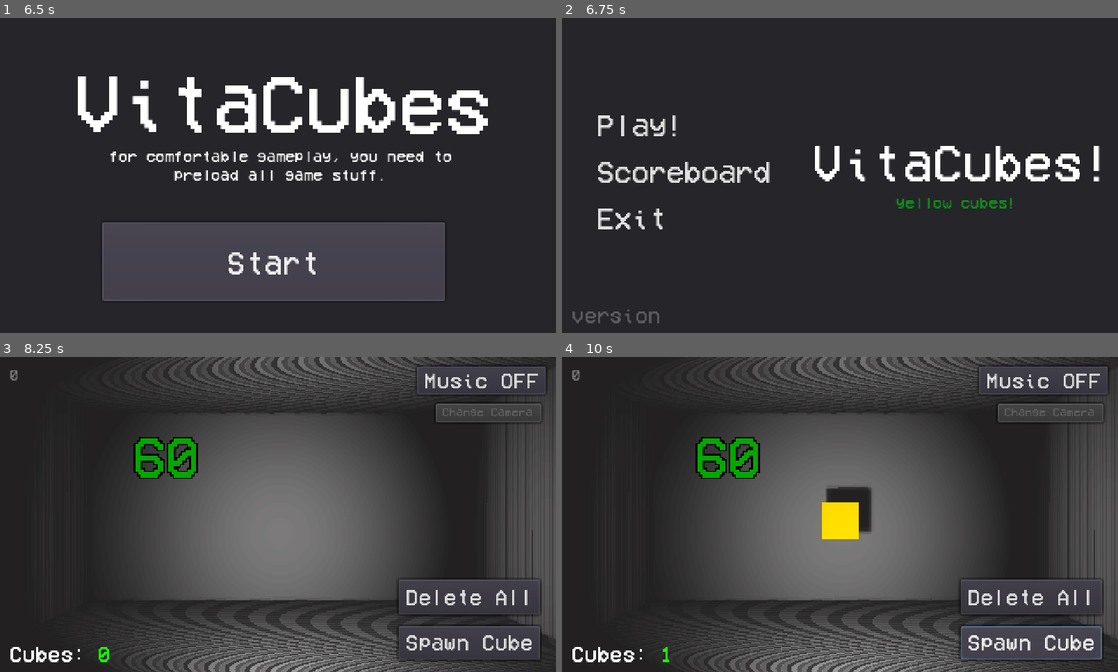
Above: before the commit, frames 1-4 (two rows, left to right).
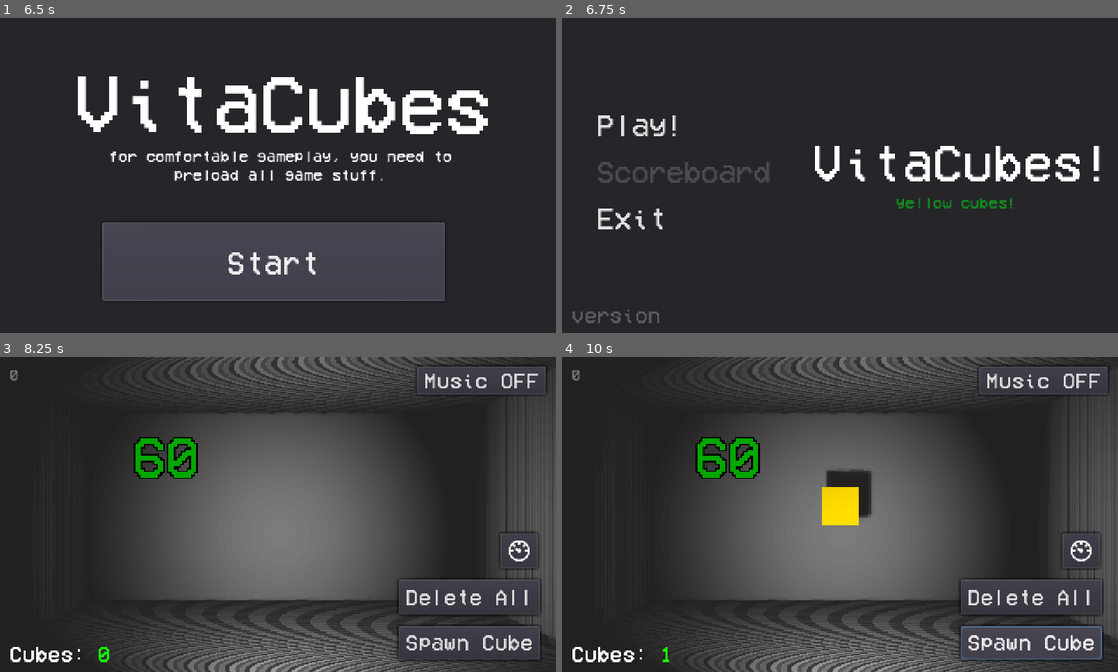
Above: after the commit, the same moments.

Repository: yaragirodev/vitaCubes
Game: Godot game, scene res://scenes/preLoadMenu.tscn
Two runs of this game, one before a commit and one after it. Both use one fixed random seed, a clock stepped at 60 frames per second and the inputs below.
Inputs (mouse positions are in pixels of both pictures, inside the frame that each line leads up to):
- Up to frame 1 (6.5 s): click (517, 210) at 0.52 s; click "Spawn Cube" at 1.25 s; click "Spawn Cube" at 2 s; click (517, 210) at 2.77 s; click "Spawn Cube" at 3.5 s; click (517, 210) at 4.27 s; click "Music OFF" at 5 s; click "Load Assets" at 5.75 s
- Up to frame 2 (6.75 s): click "Start" at 6.5 s
- Up to frame 3 (8.25 s): click (517, 549) at 7.27 s; click "Play!" at 8 s
- Up to frame 4 (10 s): click (1079, 549) at 8.77 s; click "Spawn Cube" at 9.5 s

Frame 1 is identical in both runs. In frame 2, 0.9% of the frame differs, in the area x 6-38%, y 45-53%; in frame 3, 1.0%; in frame 4, 2.2%, in the area x 46-98%, y 14-68%.

Commit message:
add slowmo

Diff:
--- a/global/globalData.gd
+++ b/global/globalData.gd
@@ -6,5 +6,6 @@
 var isInOtherCamera = false
 var current_ver = 1.2
 var fps = 0
+var isSlowMoEnabled = false
 
 var splashes = ['now on vita!', 'OpenGL ES 2.0 sucks.', 'yellow cubes!', 'wow.. vita is 15 years old..']
--- a/gui/gui.gd
+++ b/gui/gui.gd
@@ -6,6 +6,7 @@
 onready var changeCam = $changeCamera
 onready var cubesCount: Label = $CubesCount
 onready var versionLabel: Label = $version
+onready var slowMoButton: Button = $slowMo
 
 onready var other_camera: Camera = mainLvl.get_node("pCam2")
 onready var main_camera: Camera = mainLvl.get_node("pCam")
@@ -19,6 +20,7 @@
 	deleteButton.connect("pressed", self, "_onDeleteButtonPressed")
 	musicButton.connect("pressed", self, "_onMusicButtonPressed")
 	changeCam.connect("pressed", self, "_onChangeButtonButtonPressed")
+	slowMoButton.connect("pressed", self, "_onSlowMoButtonPressed")
 
 	if OS.get_name() == "Vita":
 		versionLabel.text = "vita-" + str(globalData.current_ver )
@@ -71,3 +73,12 @@
 		main_camera.current = true
 		other_camera.current = false
 		globalData.isInOtherCamera = false
+
+func _onSlowMoButtonPressed():
+	if globalData.isSlowMoEnabled == false:
+		globalData.isSlowMoEnabled = true
+		Engine.time_scale = 0.2
+
+	else:
+		globalData.isSlowMoEnabled = false
+		Engine.time_scale = 1.0
--- a/gui/gui.tscn
+++ b/gui/gui.tscn
@@ -1,8 +1,9 @@
-[gd_scene load_steps=6 format=2]
+[gd_scene load_steps=7 format=2]
 
 [ext_resource path="res://assets/VCR.tres" type="DynamicFont" id=1]
 [ext_resource path="res://gui/gui.gd" type="Script" id=2]
 [ext_resource path="res://assets/VCR.ttf" type="DynamicFontData" id=3]
+[ext_resource path="res://assets/slowmo.png" type="Texture" id=4]
 
 [sub_resource type="DynamicFont" id=1]
 size = 10
@@ -34,9 +35,9 @@
 text = "Music OFF"
 
 [node name="changeCamera" type="Button" parent="."]
-margin_left = 376.0
+margin_left = 488.0
 margin_top = 40.0
-margin_right = 467.0
+margin_right = 579.0
 margin_bottom = 56.0
 custom_fonts/font = SubResource( 1 )
 disabled = true
@@ -49,6 +50,16 @@
 margin_bottom = 222.0
 custom_fonts/font = ExtResource( 1 )
 text = "Delete All"
+
+[node name="slowMo" type="Button" parent="."]
+margin_left = 432.0
+margin_top = 152.0
+margin_right = 464.0
+margin_bottom = 182.0
+custom_fonts/font = ExtResource( 1 )
+icon = ExtResource( 4 )
+icon_align = 1
+expand_icon = true
 
 [node name="CubesTitle" type="Label" parent="."]
 margin_left = 8.0
--- a/project.godot
+++ b/project.godot
@@ -36,6 +36,14 @@
 
 common/drop_mouse_on_gui_input_disabled=true
 
+[input]
+
+pause={
+"deadzone": 0.5,
+"events": [ Object(InputEventKey,"resource_local_to_scene":false,"resource_name":"","device":0,"alt":false,"shift":false,"control":false,"meta":false,"command":false,"pressed":false,"scancode":0,"physical_scancode":16777217,"unicode":0,"echo":false,"script":null)
+ ]
+}
+
 [input_devices]
 
 pointing/emulate_touch_from_mouse=true
--- a/scenes/mainMenu.tscn
+++ b/scenes/mainMenu.tscn
@@ -63,6 +63,7 @@
 margin_right = 186.0
 margin_bottom = 152.0
 custom_fonts/font = SubResource( 3 )
+disabled = true
 text = "Scoreboard"
 flat = true
 
Binary file added: assets/slowmo.png
Not shown, added: assets/slowmo.png.import
